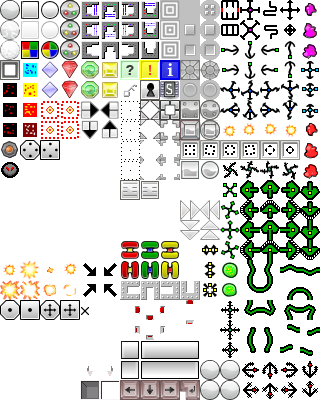
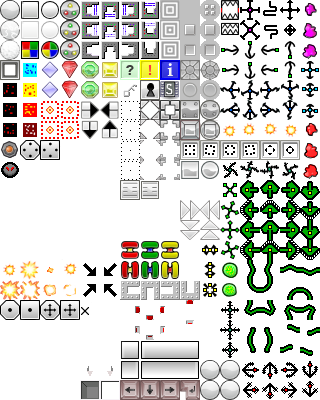
Two versions of the same layered image (w=320, h=400). Layer-by-layer changes:
painted on "Capa nueva#1" over [220, 0, 239, 36]
